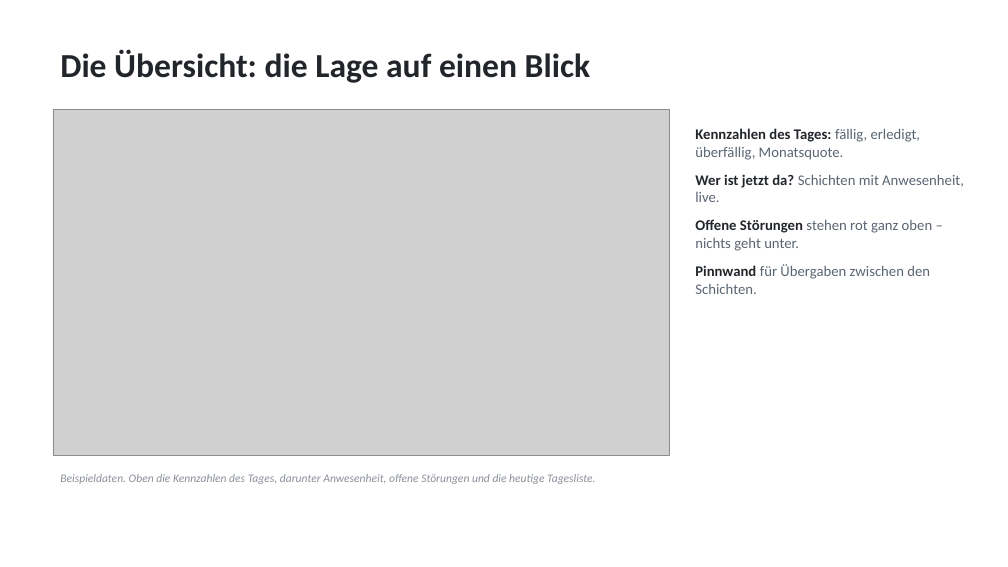
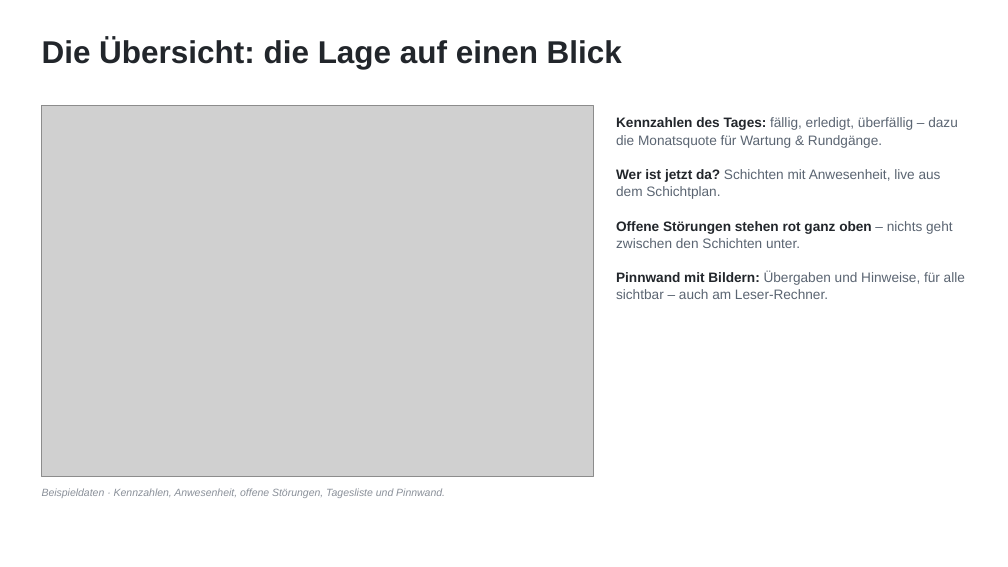
Before and after one commit to ciraciroberto90-debug/WerkstattKalender, a slide deck: slide 5 of doku/Werkstatt-Cockpit-Vorstellung.pptx (slide 3 before the commit). Drawn at 1008x567 pixels with LibreOffice and Linux fonts; fonts in the diff are those of the drawing; grey boxes stand for pictures. Boxes give left, top, right and bottom in pixels: in the first picture for what was removed or moved away, otherwise in the second. Text is boxed around its words. In the diff, an @@ line names an element or a change of style, - is before the commit and + after.

```diff
--- a/doku/Werkstatt-Cockpit-Vorstellung.pptx
+++ b/doku/Werkstatt-Cockpit-Vorstellung.pptx
@@ text "Die Übersicht: die Lage auf ..." moved from (x1=60, y1=50, x2=590, y2=83) to (x1=42, y1=38, x2=622, y2=69) @@
@@ text "Die Übersicht: die Lage auf ..." at (x1=42, y1=38, x2=622, y2=69): size 32 to 30 pt, font Calibri to Arial @@
@@ picture resized from (x1=53, y1=110, x2=669, y2=456) to (x1=42, y1=106, x2=594, y2=476) @@
@@ text at (x1=616, y1=117, x2=965, y2=299): text changed; size 14 to 13 pt; font Calibri to Arial @@
-• Kennzahlen des Tages: fällig, erledigt, überfällig, Monatsquote.
-• Wer ist jetzt da? Schichten mit Anwesenheit, live.
-• Offene Störungen stehen rot ganz oben – nichts geht unter.
-• Pinnwand für Übergaben zwischen den Schichten.
+Kennzahlen des Tages: fällig, erledigt, überfällig – dazu die Monatsquote für Wartung & Rundgänge.
+Wer ist jetzt da? Schichten mit Anwesenheit, live aus dem Schichtplan.
+Offene Störungen stehen rot ganz oben – nichts geht zwischen den Schichten unter.
+Pinnwand mit Bildern: Übergaben und Hinweise, für alle sichtbar – auch am Leser-Rechner.
@@ text at (x1=42, y1=488, x2=445, y2=498): text changed; size 11 to 10 pt; font Calibri to Arial @@
-Beispieldaten. Oben die Kennzahlen des Tages, darunter Anwesenheit, offene Störungen und die heutige Tagesliste.
+Beispieldaten · Kennzahlen, Anwesenheit, offene Störungen, Tagesliste und Pinnwand.
```
Also in this commit, not shown: 5 other slides changed, 11 slides added, 5 slides removed, 7 other files.
